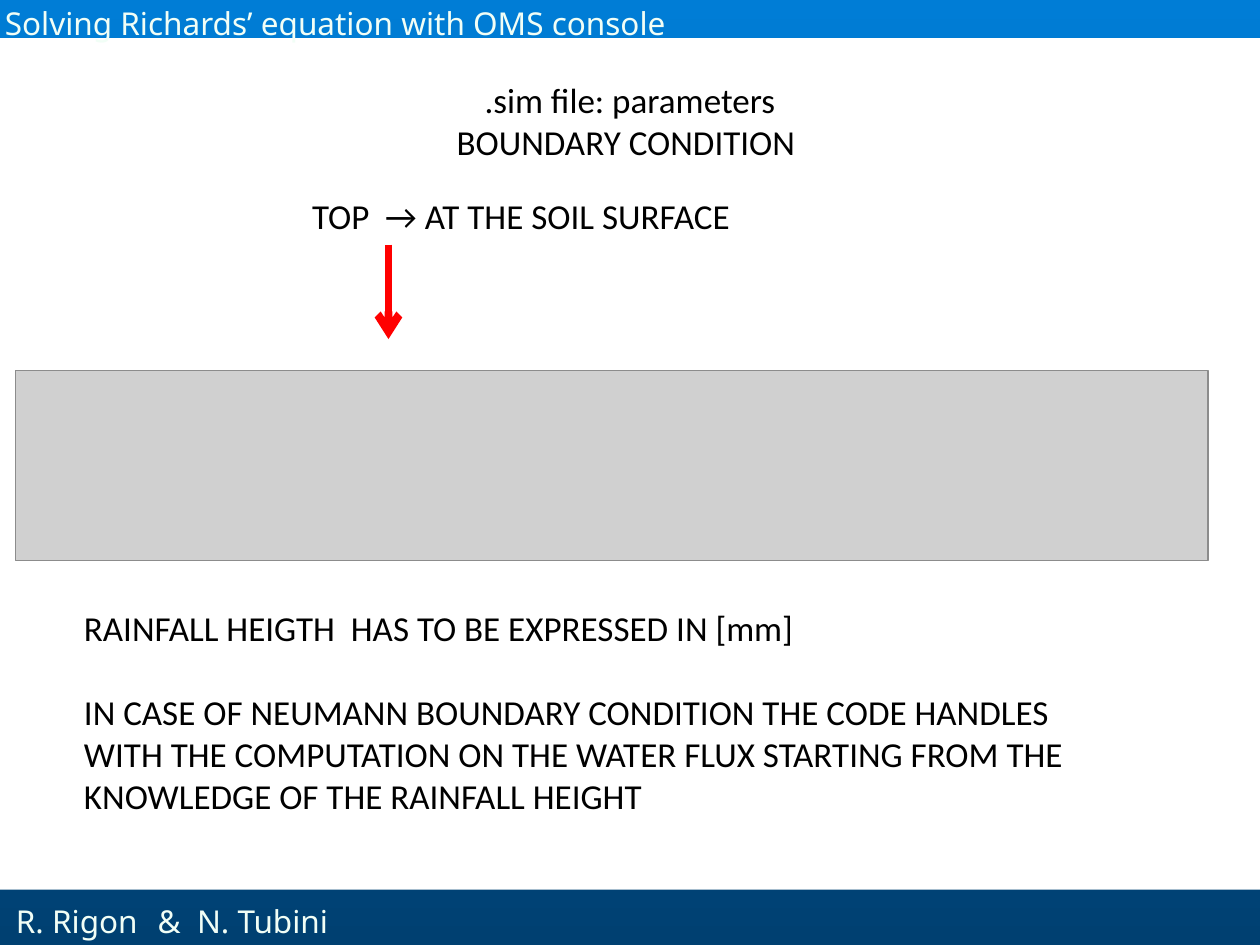
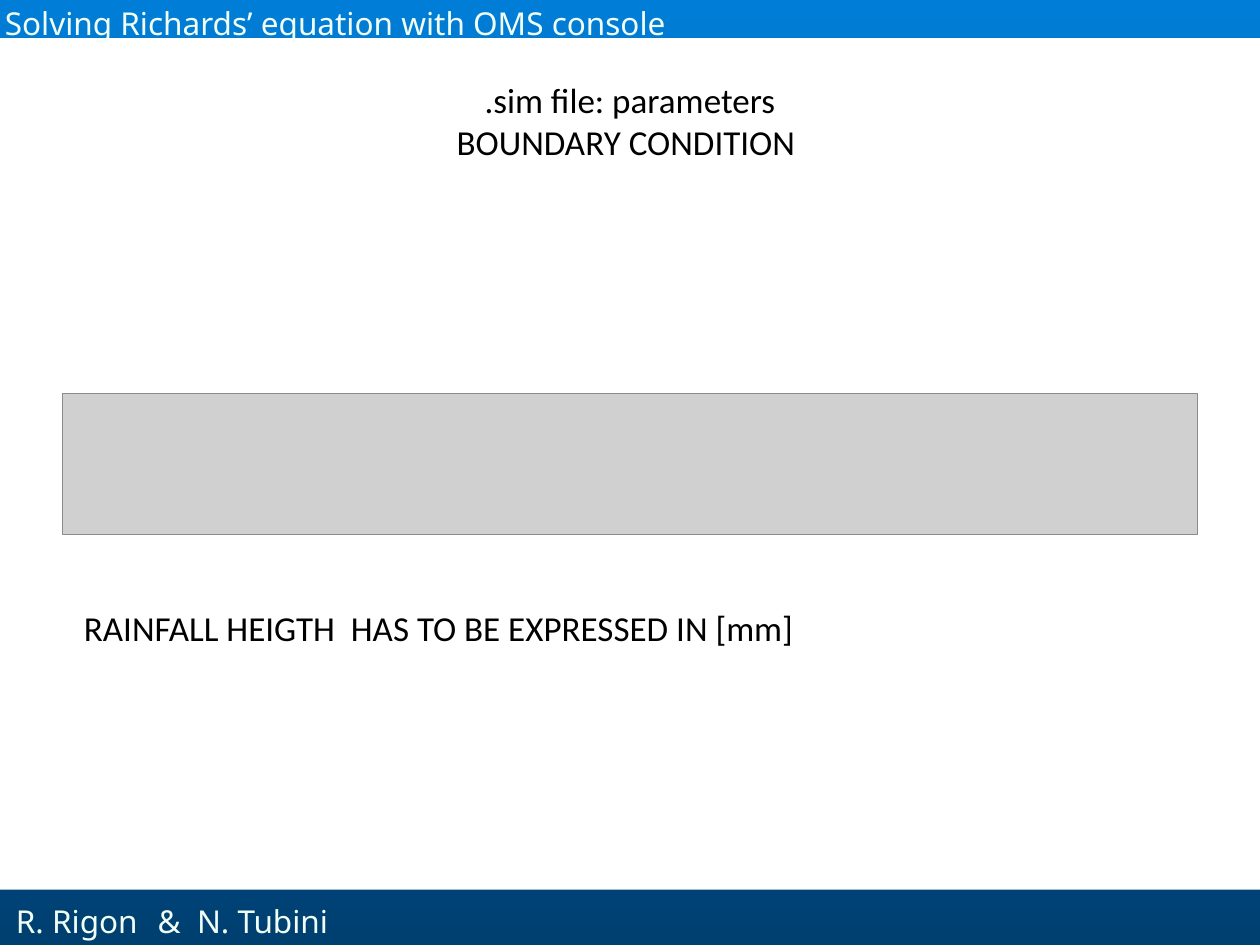
Before and after one commit to GEOframeOMSProjects/OMS_Project_Richards1D, a slide deck: slide 25 of Materials/Richards_English.pptx (slide 7 before the commit). Drawn at 1260x945 pixels with LibreOffice and Linux fonts; fonts in the diff are those of the drawing; grey boxes stand for pictures; background and template pictures are left out. Boxes give left, top, right and bottom in pixels: in the first picture for what was removed or moved away, otherwise in the second. Text is boxed around its words. In the diff, an @@ line names an element or a change of style, - is before the commit and + after.

```diff
--- a/Materials/Richards_English.pptx
+++ b/Materials/Richards_English.pptx
@@ text removed at [312,206,730,230] @@
-TOP → AT THE SOIL SURFACE
@@ arrow removed from (388, 244) to (388, 339) @@
@@ picture: place and size @@
-picture at [15,370,1207,561]
+picture at [63,393,1198,534]
@@ text at [84,702,1063,810]: paragraph removed @@
-IN CASE OF NEUMANN BOUNDARY CONDITION THE CODE HANDLES WITH THE COMPUTATION ON THE WATER FLUX STARTING FROM THE KNOWLEDGE OF THE RAINFALL HEIGHT
```
Also in this commit, not shown: 12 other slides changed, 26 slides added, 20 slides removed.
